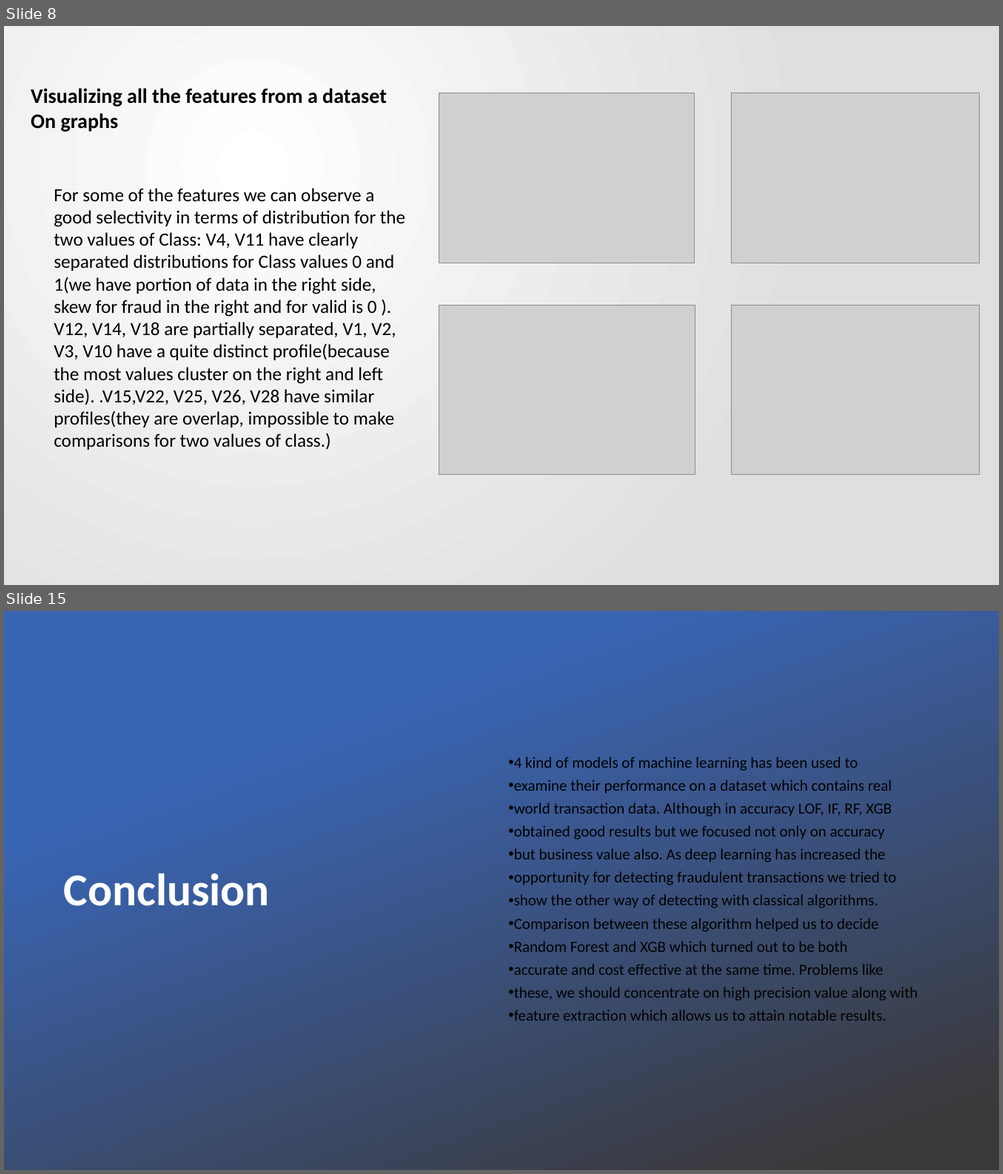
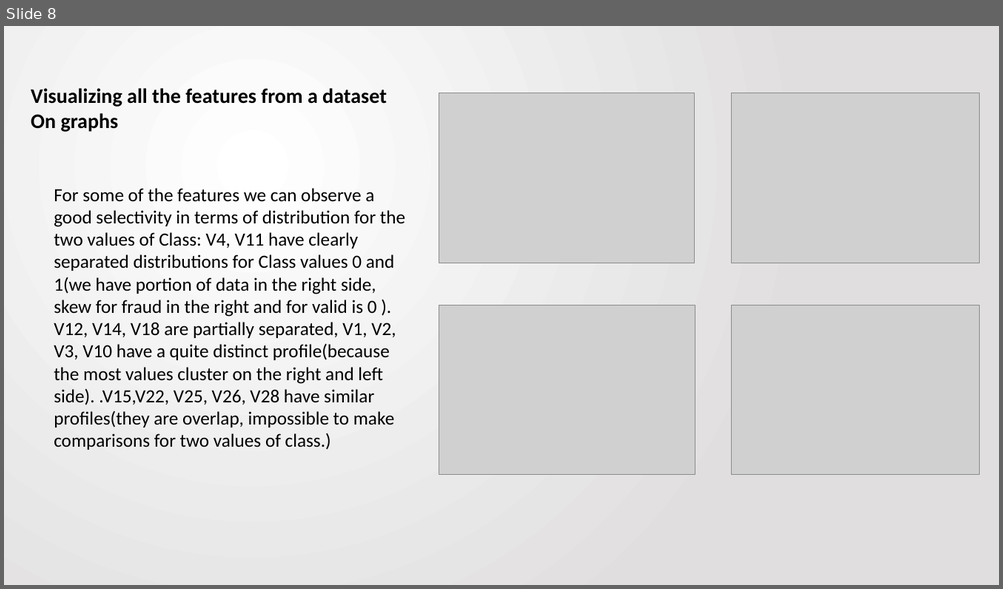
Before and after one commit to Nastaranra/Springboard_Project, a slide deck: Unit 20/Final_Presentation_Credit_card_Fraud_Detection.pptx. Shown one above the other, each under a label of ours: slides 8 and 15 before the commit, slide 8 after it; the slides between them are not shown. The pictures are 1003x1174 and 1003x589 pixels, drawn with LibreOffice and Linux fonts; fonts in the diff are those of the drawing; grey boxes stand for pictures; background and template pictures are left out. Boxes give left, top, right and bottom in pixels: in the first picture for what was removed or moved away, otherwise in the second. Text is boxed around its words. In the diff, an @@ line names an element or a change of style, - is before the commit and + after.

```diff
--- a/Unit 20/Final_Presentation_Credit_card_Fraud_Detection.pptx
+++ b/Unit 20/Final_Presentation_Credit_card_Fraud_Detection.pptx
@@ slide 15 removed at <box>4,611,999,1170</box>, background picture (left out) @@
@@ rectangle removed at <box>4,611,999,1170</box> @@
@@ text removed at <box>514,757,917,1021</box> @@
-• 4 kind of models of machine learning has been used to
-• examine their performance on a dataset which contains real
-• world transaction data. Although in accuracy LOF, IF, RF, XGB
-• obtained good results but we focused not only on accuracy
-• but business value also. As deep learning has increased the
-• opportunity for detecting fraudulent transactions we tried to
-• show the other way of detecting with classical algorithms.
-• Comparison between these algorithm helped us to decide
-• Random Forest and XGB which turned out to be both
-• accurate and cost effective at the same time. Problems like
-• these, we should concentrate on high precision value along with
-• feature extraction which allows us to attain notable results.
@@ text removed at <box>64,873,270,906</box> @@
-Conclusion
```
Also in this commit, not shown: 8 slides changed, 2 other slides removed.
